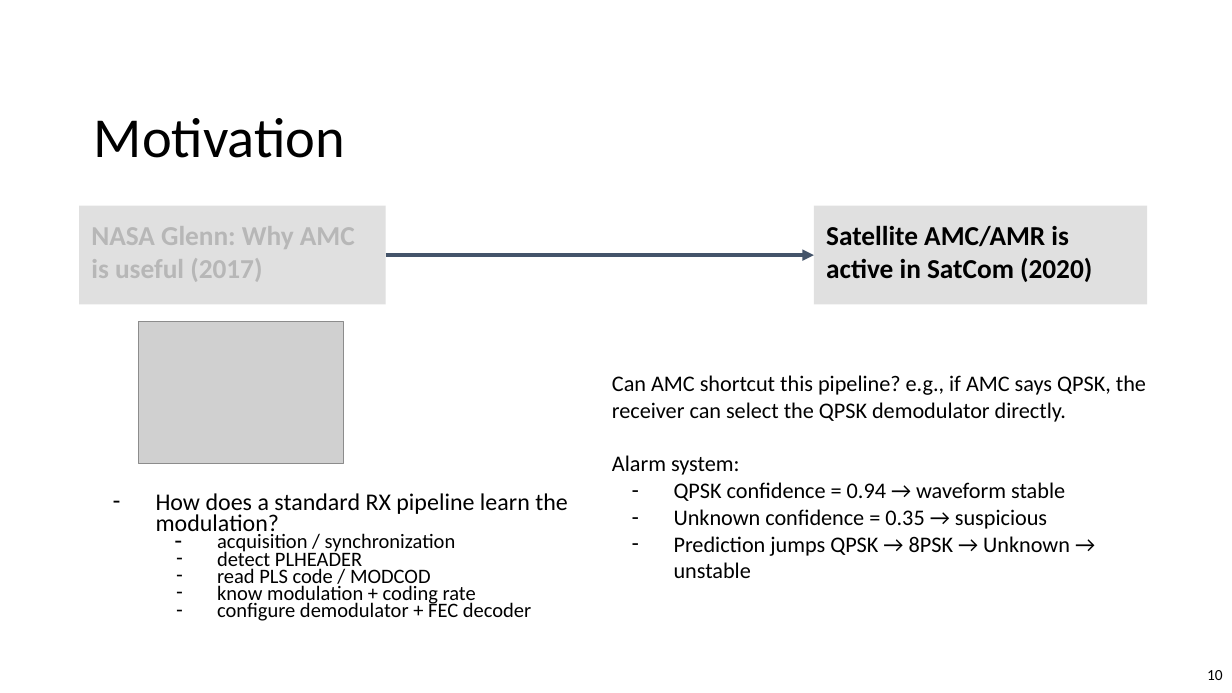
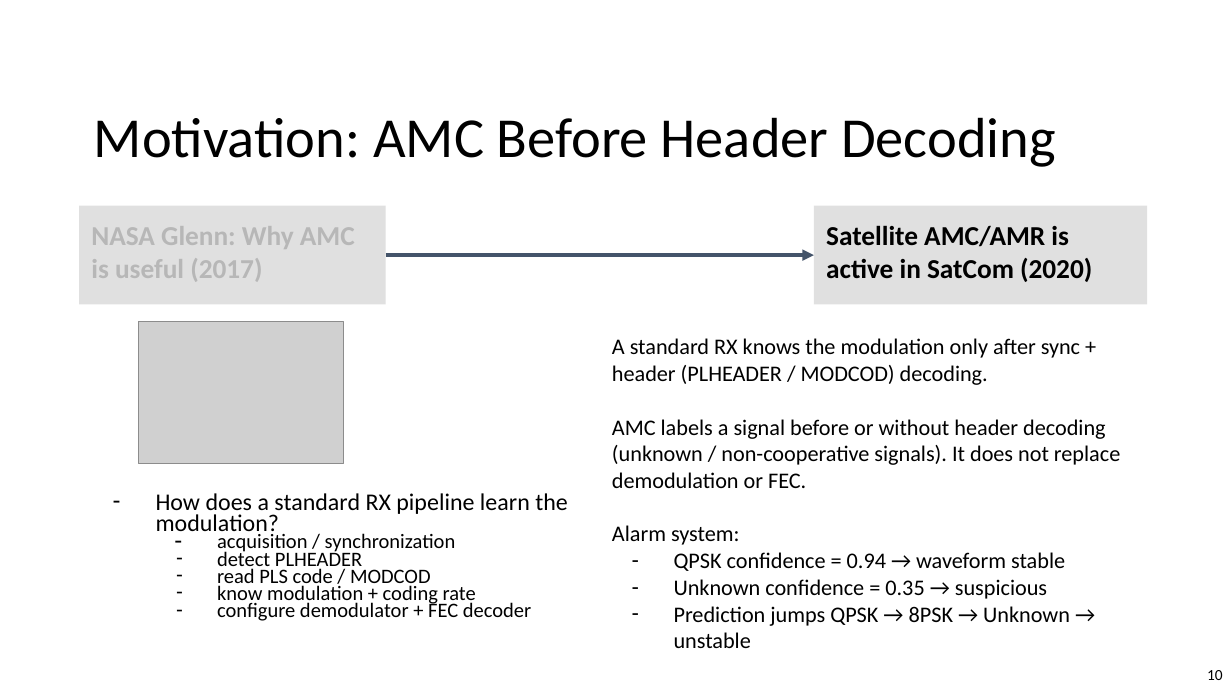
Before and after one commit to L-Lina/sdr-awn-spectrum-sensing-poc, a slide deck: slide 10 of paper_presentation_refined.pptx. Drawn at 1232x693 pixels with LibreOffice and Linux fonts; fonts in the diff are those of the drawing; grey boxes stand for pictures; background and template pictures are left out. Boxes give left, top, right and bottom in pixels: in the first picture for what was removed or moved away, otherwise in the second. Text is boxed around its words. In the diff, an @@ line names an element or a change of style, - is before the commit and + after.

```diff
--- a/paper_presentation_refined.pptx
+++ b/paper_presentation_refined.pptx
@@ title at [94,117,1056,167]: text changed @@
-Motivation
+Motivation: AMC Before Header Decoding
@@ text "A standard RX knows the ...": place and size @@
-text "A standard RX knows the ..." at [612,375,1146,578]
+text "A standard RX knows the ..." at [612,338,1120,648]
@@ text at [612,338,1120,488]: text changed @@
-Can AMC shortcut this pipeline? e.g., if AMC says QPSK, the receiver can select the QPSK demodulator directly.
+A standard RX knows the modulation only after sync + header (PLHEADER / MODCOD) decoding.
+AMC labels a signal before or without header decoding (unknown / non-cooperative signals). It does not replace demodulation or FEC.
```
Also in this commit, not shown: 6 other slides changed, 2 slides added.
